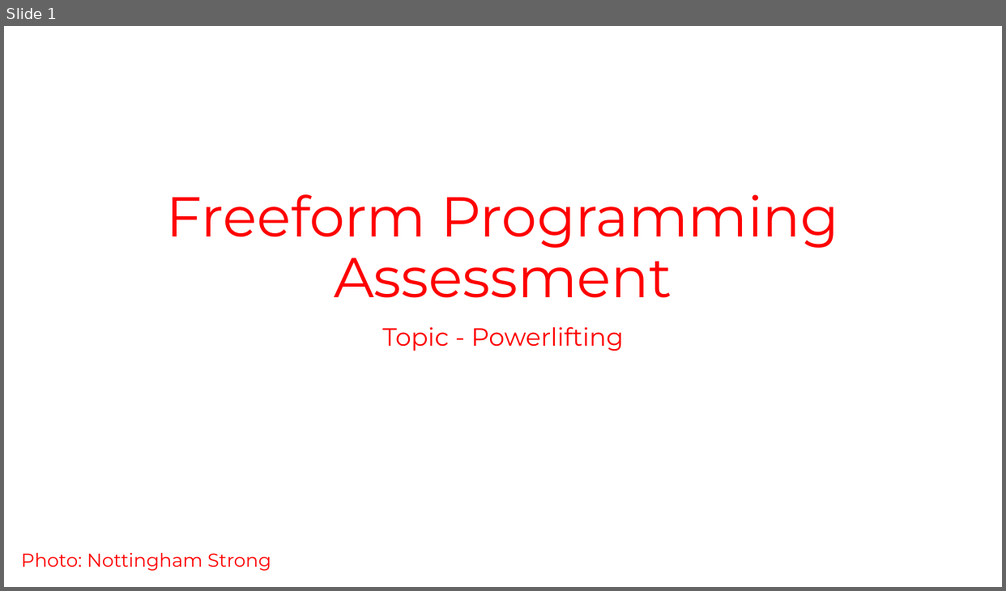
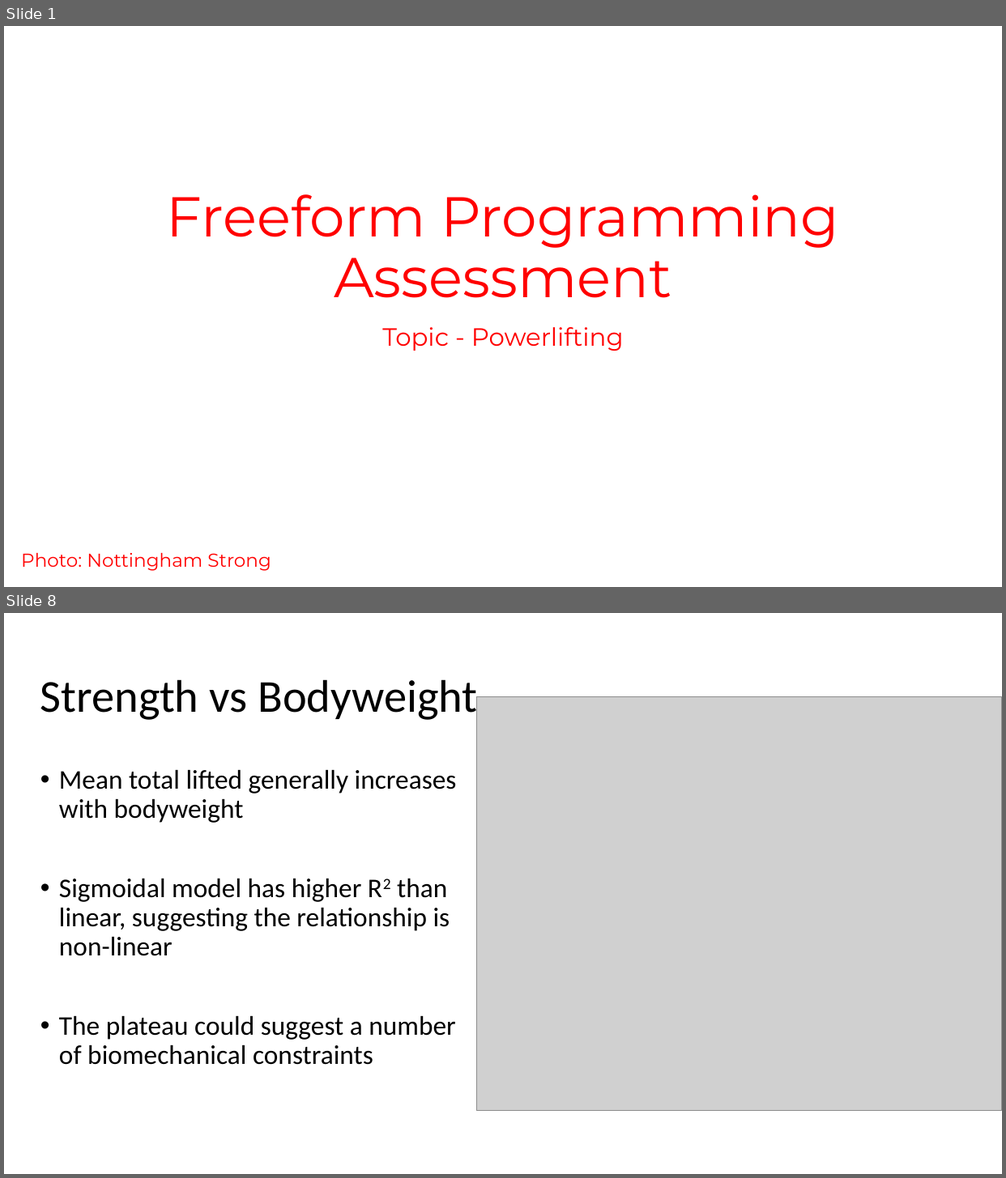
Before and after one commit to LillWawrence/freeform_programming_assessment_new, a slide deck: freeform_presentation.pptx. Shown one above the other, each under a label of ours: slide 1 before the commit, slides 1 and 8 after it; the slides between them are not shown. The pictures are 1006x591 and 1006x1178 pixels, drawn with LibreOffice and Linux fonts; fonts in the diff are those of the drawing; grey boxes stand for pictures; background and template pictures are left out. Boxes give left, top, right and bottom in pixels: in the first picture for what was removed or moved away, otherwise in the second. Text is boxed around its words. In the diff, an @@ line names an element or a change of style, - is before the commit and + after.

```diff
--- a/freeform_presentation.pptx
+++ b/freeform_presentation.pptx
@@ slide 8 added at box(4, 613, 1002, 1174), background #FFFFFF @@
@@ title added at box(40, 679, 477, 722), 44 pt, text #000000 @@
+Strength vs Bodyweight
@@ picture added at box(476, 697, 1002, 1111) @@
@@ text added at box(59, 770, 457, 1065), 26 pt, text #000000 @@
+• Mean total lifted generally increases with bodyweight
+• Sigmoidal model has higher R2 than linear, suggesting the relationship is non-linear
+• The plateau could suggest a number of biomechanical constraints
```
Also in this commit, not shown: 4 slides changed, 5 other slides added, 2 other files.
